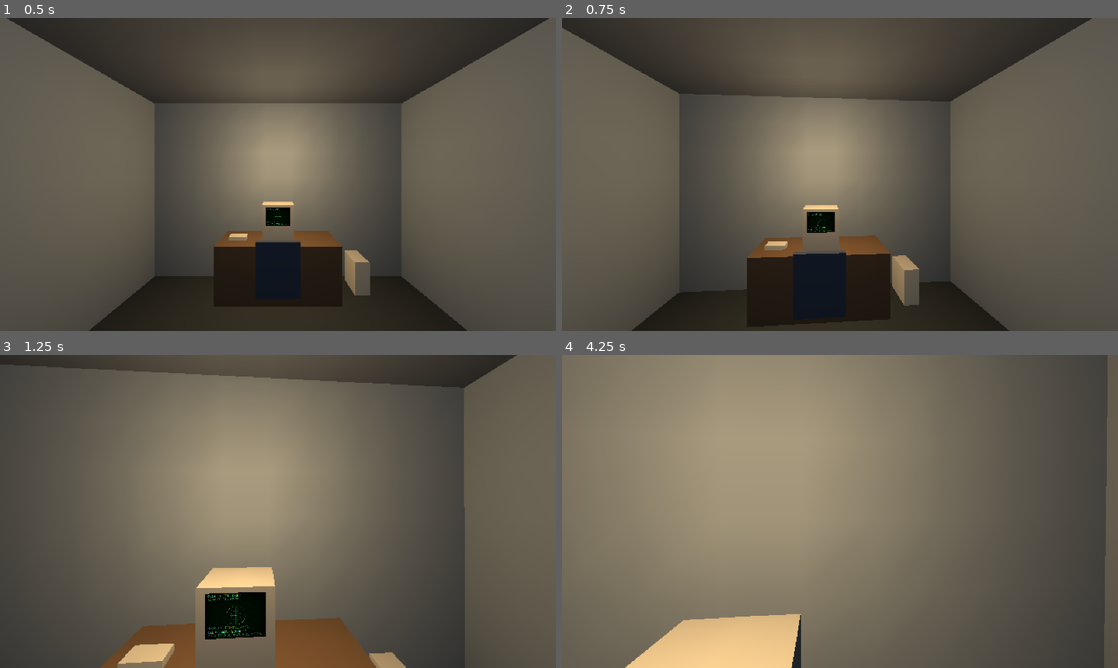
Above: before the commit, frames 1-4 (two rows, left to right).
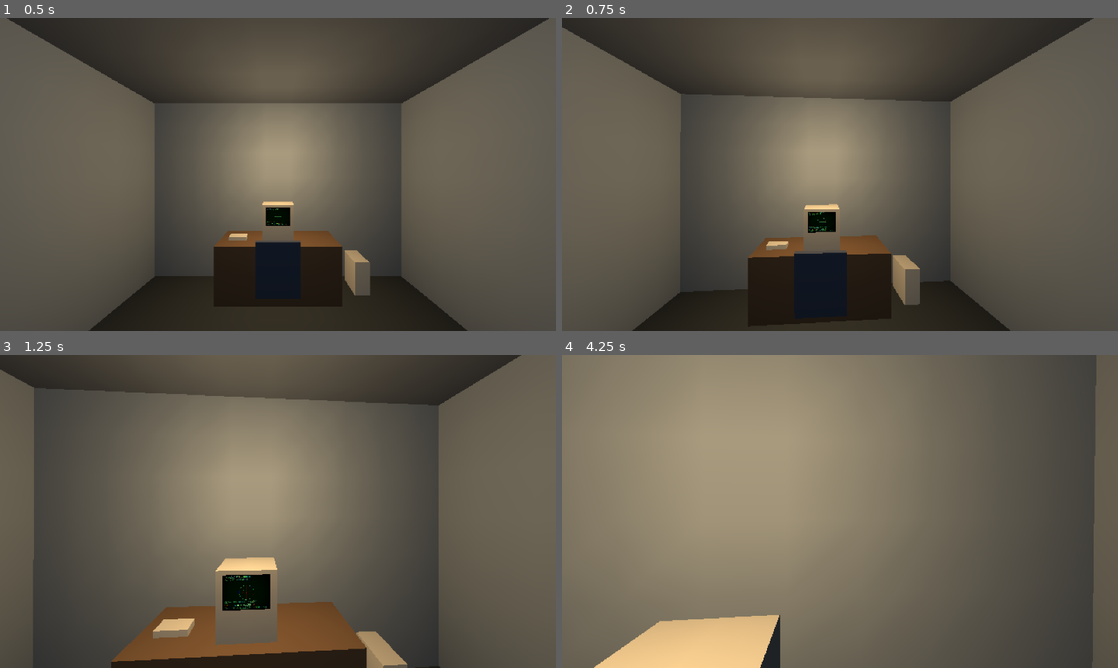
Above: after the commit, the same moments.

Repository: fcport/astrochills-gd-3d
Game: Godot game, scene res://main.tscn
The game is run twice, just before and just after one commit, with the same random seed, the same clock (stepped at 60 frames per second) and the same inputs.
Inputs (mouse positions are in pixels of both pictures, inside the frame that each line leads up to):
- Up to frame 1 (0.5 s): no input
- Up to frame 2 (0.75 s): tap Enter (imaging_start) at 0.5 s; move the mouse to (867, 174) at 0.52 s; hold W (move_forward) from 0.53 s (still down); hold Left (imaging_dec) from 0.53 s (still down); click (867, 174) at 0.67 s
- Up to frame 3 (1.25 s): keep holding W (move_forward); keep holding Left (imaging_dec); tap Right (imaging_inc) at 0.8 s
- Up to frame 4 (4.25 s): keep holding W (move_forward); move the mouse to (812, 511) at 1.27 s; release Left (imaging_dec) at 1.28 s; tap Right (imaging_inc) at 1.35 s; tap Down (imaging_next) at 1.55 s; move the mouse to (851, 505) at 2.02 s; hold Down (imaging_next) 2.03-2.78 s; tap Up (imaging_prev) at 2.3, 2.85 s; move the mouse to (834, 517) at 2.77 s; click (834, 517) at 2.92 s; tap Shift (sprint, bound only after the commit) at 3.05 s; tap Enter (imaging_start) at 3.5 s; move the mouse to (878, 514) at 3.52 s; hold Shift (sprint, bound only after the commit) from 3.53 s (still down); tap Left (imaging_dec) at 3.8 s

Frame 1 is identical in both runs. In frame 2, 0.5% of the frame differs, in the area x 0-96%, y 0-100%; in frame 3, 17%, in the area x 0-94%, y 0-100%; in frame 4, 3.7%.

Commit message:
Il passo, il respiro sullo schermo, e le lire visibili
Federico ha giocato, ed e' la prima volta che il gioco viene guardato da
qualcuno invece che eseguito. Quattro cose sono venute fuori; queste sono le
tre che si chiudono cambiando dei numeri e uno schema.

IL PASSO. 2.6 m/s era stato scelto senza guardare: si trottava. Adesso 2.0,
trovato camminando con Shift+F8/F9 e leggendo l'overlay, che e' l'unico modo
in cui questi numeri si trovano. Con SHIFT si va a 4.0 — non uno scatto
sportivo e senza stamina: la scorciatoia di chi sa gia' dove sta andando. Il
gioco resta lento, e' il giocatore che a volte ha fretta. Anche lo scatto si
tara mentre si cammina, Shift+F10/F11.

IL RESPIRO SULLO SCHERMO. La descrizione dei target era «bella strettina», e
lo era davvero: fra il titolo in cima e la striscia indice in fondo restavano
84 pixel, sei righe a corpo 10 contro le sette che M42 chiede. La frase piu'
lunga del catalogo veniva tagliata a meta'. La striscia sale in testa — dove
fa anche da intestazione, sei sigle in fila dicono «stai scegliendo fra
questi» meglio di un titolo che ripete la voce di menu appena scelta — e la
sigla si fonde col nome esteso su una riga sola. Sette righe, e M42 ci sta
intera. Verificato guardandolo, non stimandolo.

LE LIRE. «Come controllo le mie lire?» non aveva risposta: le lire
attraversano le notti dal rilievo C1, e non esisteva un solo punto nel gioco
in cui leggerle. Si giocava alla cieca sull'unica risorsa che si accumula.
Adesso il riepilogo dell'alba mostra WALLET, in evidenza — la cifra si compone
in `_show_summary()` perche' `end_night()` non e' ancora stata chiamata e il
profilo porta ancora il saldo di ieri. L'overlay F12 la mostra pure, ma
dichiaratamente come ripiego da debug.

Resta aperto cio' che non si chiude con un numero: la posa non spiega perche'
cambiare i suoi valori, e non c'e' modo in gioco di cominciare la notte 2.

Diff:
--- a/debug/debug_overlay.gd
+++ b/debug/debug_overlay.gd
@@ -73,6 +73,15 @@
 		out.append("snapping  %.0f%s" % [
 			_render.snap_resolution,
 			"  (spento)" if _render.snap_resolution >= 8192.0 else ""])
+	out.append("passo     %.1f m/s   scatto %.1f m/s" % [
+		Player.walk_speed, Player.sprint_speed])
+	# Le lire non sono un dato di rendering, ma sono l'unica cosa che attraversa le
+	# notti e finora NON si poteva leggere da nessuna parte: si giocava senza sapere
+	# se il lavoro stesse arrivando da qualche parte. Finché non c'è un posto
+	# diegetico dove mostrarle, stanno qui — dichiaratamente un ripiego da debug.
+	out.append("cassa     %d lire   notti fatte %d   stanotte %d" % [
+		Game.profile.wallet_lire, Game.profile.nights_completed,
+		Game.run.night_earnings if Game.run != null else 0])
 	out.append("fps       %d   tuning %s" % [
 		Engine.get_frames_per_second(), Tuning.profile_hash])
 	out.append("")
@@ -80,6 +89,7 @@
 	out.append("F9  alterna sorgente onesta/bugiarda · F12 overlay")
 	out.append("Shift+F1/F2 risoluzione · Shift+F3 filtro")
 	out.append("Shift+F5/F6 jitter · Shift+F7 spegnilo")
+	out.append("Shift+F8/F9 passo · Shift+F10/F11 scatto")
 	return out
 
 
--- a/debug/render_tuning.gd
+++ b/debug/render_tuning.gd
@@ -13,6 +13,7 @@
 ##   Shift+F3              filtro di upscale nearest <-> linear
 ##   Shift+F5 / Shift+F6   jitter dei vertici (snap_resolution)
 ##   Shift+F7              jitter di fatto spento
+##   Shift+F8 / Shift+F9   passo del giocatore (metri al secondo)
 ##
 ## Il comando del jitter ha un bersaglio dalla storia 1.2: la stanza computer, i
 ## suoi arredi e la scocca del monitor usano tutti `material_override` su
@@ -71,6 +72,14 @@
 			_set_shrink(shrink() + 1)
 		KEY_F3:
 			_toggle_filter()
+		KEY_F8:
+			_step_walk(-0.2)
+		KEY_F9:
+			_step_walk(0.2)
+		KEY_F10:
+			_step_sprint(-0.2)
+		KEY_F11:
+			_step_sprint(0.2)
 		KEY_F5:
 			_set_snap(snap_resolution / SNAP_STEP)
 		KEY_F6:
@@ -121,3 +130,18 @@
 	for child in node.get_children():
 		out.append_array(_collect_materials(child))
 	return out
+
+
+## Il passo, cambiato mentre si cammina. E' il solo modo di trovarlo: un numero di
+## metri al secondo non dice niente finche' non lo si prova dentro la stanza vera.
+func _step_walk(delta_speed: float) -> void:
+	Player.walk_speed = clampf(Player.walk_speed + delta_speed, 0.4, 6.0)
+	Log.debug("render", "passo %.1f m/s" % Player.walk_speed)
+
+
+## Lo scatto si tara separatamente dal passo, e non come un multiplo: sono due
+## sensazioni diverse — quanto il posto è lento e quanto il giocatore ha fretta —
+## e legarle costringerebbe a scegliere quale delle due sacrificare.
+func _step_sprint(delta_speed: float) -> void:
+	Player.sprint_speed = clampf(Player.sprint_speed + delta_speed, 0.4, 12.0)
+	Log.debug("render", "scatto %.1f m/s" % Player.sprint_speed)
--- a/night/night_session.gd
+++ b/night/night_session.gd
@@ -836,5 +836,13 @@
 
 func _show_summary() -> void:
 	_summary = SUMMARY.new()
-	_summary.set_readout(Game.run, _clock.clock_text())
+	# IL TOTALE IN CASSA SI COMPONE QUI, e la somma non è una svista. `_reach_dawn`
+	# mostra il riepilogo PRIMA di chiamare `Game.end_night()` — deve, perché quella
+	# azzera `Game.run` e il riepilogo la sta ancora leggendo. Quindi in questo
+	# istante `profile.wallet_lire` è ancora il saldo di IERI, e la cifra vera per il
+	# giocatore è quella che avrà fra un battito: ieri più stanotte.
+	var wallet := Game.profile.wallet_lire
+	if Game.run != null:
+		wallet += Game.run.night_earnings
+	_summary.set_readout(Game.run, _clock.clock_text(), wallet)
 	_crt.show_control(_summary)
--- a/night/night_summary.gd
+++ b/night/night_summary.gd
@@ -34,6 +34,12 @@
 var _scores: Array[Vector2i] = []
 var _score_keys: PackedStringArray = PackedStringArray()
 
+## Quanto c'è in cassa DOPO che stanotte sarà stata versata. Lo compone il
+## chiamante e non questo Control: all'alba `Game.end_night()` non è ancora stata
+## chiamata, quindi `Game.profile.wallet_lire` è ancora il saldo di ieri. Vedi
+## `night_session._show_summary()`.
+var _wallet := 0
+
 
 func _ready() -> void:
 	custom_minimum_size = DESIGN_SIZE
@@ -44,8 +50,9 @@
 
 ## Unico ingresso. Si legge la `NightRun` una volta sola, all'alba: da qui in poi
 ## questo Control non guarda più niente, e non deve — la notte è finita.
-func set_readout(run: NightRun, clock_text: String) -> void:
+func set_readout(run: NightRun, clock_text: String, wallet_lire: int) -> void:
 	_clock_text = clock_text
+	_wallet = wallet_lire
 	if run == null:
 		return
 	_night_index = run.night_index
@@ -68,19 +75,25 @@
 	# accreditate e nessuno le leggeva mai — `end_night()` non era chiamata, il segnale
 	# `photo_sold` non aveva ascoltatori, e il riepilogo parlava solo di punteggi. Si
 	# poteva lavorare una notte intera senza vedere una cifra.
-	_text(Vector2(8, 54), "%d photos — %d lire" % [_photos, _earnings], FG, 12)
+	var plural := "" if _photos == 1 else "s"
+	_text(Vector2(8, 54), "%d photo%s - %d lire tonight" % [_photos, plural, _earnings], DIM, 12)
 
-	# La spaziatura è stata scelta guardando lo schermo, non calcolata: con le
-	# righe attaccate in alto restava un buco al centro che faceva sembrare il
-	# riepilogo incompiuto invece che essenziale.
-	var y := 84
+	# IL TOTALE IN CASSA, ed è la riga per cui questo riepilogo esiste. Il guadagno
+	# della notte da solo non dice niente: dice quanto ha reso una serata, non se il
+	# lavoro sta arrivando da qualche parte. Le lire attraversano le notti (C1), e
+	# fino a qui NON c'era un solo posto nel gioco in cui leggerle — si giocava alla
+	# cieca sull'unica risorsa che si accumula. In FG, più grande delle altre: fra
+	# le righe di questa schermata è quella che si guarda.
+	_text(Vector2(8, 74), "WALLET  %d lire" % _wallet, FG, 14)
+
+	var y := 104
 	if _score_keys.is_empty():
 		_text(Vector2(8, y), "NOTHING RECORDED", DIM, 12)
 	else:
-		_text(Vector2(8, 64), "PHASE SCORES", DIM, 12)
+		_text(Vector2(8, 96), "PHASE SCORES", DIM, 12)
 		for i in _score_keys.size():
-			_text(Vector2(8, y), "%-14s %3d" % [_score_keys[i], _scores[i].x], FG, 12)
-			y += 16
+			_text(Vector2(8, y), "%-14s %3d" % [_score_keys[i], _scores[i].x], DIM, 12)
+			y += 15
 
 	_text(Vector2(8, 172), "the sky is getting light", DIM, 12)
 
--- a/phases/targeting/targeting_screen.gd
+++ b/phases/targeting/targeting_screen.gd
@@ -28,16 +28,31 @@
 ## Il margine sinistro del testo, come nella vista polare.
 const MARGIN := 8
 
-## Il testo della descrizione comincia qui, e la striscia indice comincia li'.
-## Sono le due sponde fra cui la descrizione deve stare: il numero massimo di
-## righe si RICAVA da queste, invece di essere battuto a mano — cosi' spostare la
-## striscia sposta anche il limite, e non c'e' modo che le due misure divergano.
-## 86 e non 92: guardando la schermata di M42 in gioco, la sua descrizione — la
-## piu' lunga delle sei, 260 caratteri — arrivava a TOCCARE la striscia indice,
-## mentre fra "visible now" e l'inizio del testo restavano diciotto pixel vuoti.
-## Sei pixel spostati da sopra a sotto danno il respiro senza tagliare una parola.
-const DESC_TOP := 86.0
-const STRIP_TOP := 170.0
+## LA MAPPA DEL CAROSELLO STA IN TESTA, e non è una preferenza estetica: è l'unico
+## posto da cui non ruba spazio alla descrizione.
+##
+## Prima stava in fondo (y=170) con un titolo "TARGETING / TONIGHT" in cima, e fra
+## i due restavano 84 pixel per la descrizione — sei righe a corpo 10, contro le
+## sette che M42 richiede (260 caratteri). Il risultato era una frase tagliata a
+## metà su un catalogo di sei voci, cioè su tutto il contenuto che questa fase ha.
+## Guardandola in gioco, Federico l'ha chiamata «bella strettina», ed era esatto.
+##
+## Il titolo è sparito perché la striscia lo dice meglio: sei sigle in fila SONO
+## «stai scegliendo fra questi», e chi è arrivato qui ha appena scelto TARGETING
+## dal monitor. Fra le due, la riga che si può togliere è quella che ripete.
+const STRIP_TOP := 14.0
+
+## Le due sponde fra cui vive la descrizione. Il numero massimo di righe si RICAVA
+## da queste invece di essere battuto a mano, così spostare una sponda sposta anche
+## il limite e non c'è modo che le due misure divergano.
+const DESC_TOP := 80.0
+
+## Il piede della descrizione: dove comincia la riga dei comandi, meno il suo
+## ingombro. Non è `FOOTER_TOP` esatto perché `draw_string` posiziona la BASE del
+## testo: la riga dei comandi occupa i pixel SOPRA la propria y.
+const DESC_BOTTOM := 176.0
+
+const FOOTER_TOP := 187.0
 const DESC_SIZE := 10
 
 var _font: SystemFont
@@ -62,31 +77,30 @@
 
 func _draw() -> void:
 	draw_rect(Rect2(Vector2.ZERO, DESIGN_SIZE), BG)
-	_text(Vector2(MARGIN, 15), "TARGETING / TONIGHT", FG, 12)
 
 	if _catalog.is_empty() or _cursor < 0 or _cursor >= _catalog.size():
 		_text(Vector2(MARGIN, 40), "NO CATALOG", DIM, 12)
 		return
 
-	var t := _catalog[_cursor]
-	_draw_detail(t)
+	# La striscia per PRIMA: è l'intestazione oltre che la mappa.
 	_draw_index_strip()
-	_text(Vector2(MARGIN, 184), "UP/DOWN SELECT  ENTER CONFIRM", DIM, 12)
+	_draw_detail(_catalog[_cursor])
+	_text(Vector2(MARGIN, FOOTER_TOP), "UP/DOWN SELECT   ENTER CONFIRM", FAINT, 10)
 
 
 func _draw_detail(t: Dictionary) -> void:
+	# SIGLA E NOME SULLA STESSA RIGA. Erano due righe (y=33 e y=46), e le due cose
+	# insieme non superano i 26 caratteri nemmeno con "M31 Galassia di Andromeda":
+	# la seconda riga era spazio regalato alla spaziatura invece che al testo.
 	var short: String = t.get(&"short", "")
+	_text(Vector2(MARGIN, 34), "%s  %s" % [short, String(t.get(&"full", ""))], FG, 12)
+
+	# Il tipo scende qui accanto ai numeri: è un dato tecnico fra dati tecnici, e in
+	# cima faceva concorrenza alla sigla senza aggiungerle niente.
 	var type: StringName = t.get(&"type", &"")
-	# Riga sigla + tipo: sono da macchina, restano in inglese.
-	_text(Vector2(MARGIN, 33), "%s  %s" % [short, type], FG, 12)
-
-	# Nome esteso, in italiano: è narrativa. Dim per distinguerlo dai dati tecnici.
-	_text(Vector2(MARGIN, 46), String(t.get(&"full", "")), DIM, 12)
-
-	# DIFF e MIN sono etichette da macchina, in inglese.
 	var diff: int = t.get(&"diff", 0)
 	var min_exp: int = t.get(&"min_exp", 0)
-	_text(Vector2(MARGIN, 61), "DIFF %d   MIN %dm" % [diff, min_exp], FG, 12)
+	_text(Vector2(MARGIN, 48), "%s   DIFF %d   MIN %dm" % [type, diff, min_exp], DIM, 12)
 
 	# Disponibilità: diegetica, inglese, informativa e non gate. Un target fuori
 	# finestra mostra la finestra in cui lo sarà, e resta consultabile e
@@ -94,28 +108,28 @@
 	var available: bool = t.get(&"available", false)
 	var window: String = t.get(&"window", "")
 	if available:
-		_text(Vector2(MARGIN, 74), "visible now", FG, 12)
+		_text(Vector2(MARGIN, 62), "visible now", FG, 12)
 	else:
-		_text(Vector2(MARGIN, 74), "not visible now - %s" % window, DIM, 12)
+		_text(Vector2(MARGIN, 62), "not visible now - %s" % window, DIM, 12)
 
 	# Descrizione narrativa, in italiano, wrappata alla larghezza del vetro.
 	#
-	# `max_lines` NON e' -1. Senza tetto il testo scorre oltre la striscia indice
-	# e oltre il piede, e non con un catalogo ipotetico: M42 ha 260 caratteri, che
-	# a corpo 10 su 240px sono sette righe contro le sei che ci stanno. Il
-	# risultato non e' un troncamento pulito ma la descrizione sovrapposta alla
-	# mappa del carosello, cioe' proprio l'indicazione che serve per orientarsi.
-	# Meglio una frase tagliata di una mappa illeggibile.
+	# `max_lines` NON è -1. Senza tetto il testo scorre oltre il piede, e non con un
+	# catalogo ipotetico: M42 ha 260 caratteri. Con la striscia spostata in testa le
+	# righe disponibili sono sette invece di sei, che è quanto M42 chiede — ma il
+	# tetto resta, perché la prossima descrizione scritta da qualcuno non ha nessun
+	# obbligo di stare in 260 caratteri, e deve troncare invece di sfondare il piede.
 	var desc: String = t.get(&"desc", "")
 	var line_h := _font.get_height(DESC_SIZE)
-	var max_lines := maxi(1, int((STRIP_TOP - DESC_TOP) / line_h))
+	var max_lines := maxi(1, int((DESC_BOTTOM - DESC_TOP) / line_h))
 	draw_multiline_string(
 		_font, Vector2(MARGIN, DESC_TOP), desc,
 		HORIZONTAL_ALIGNMENT_LEFT, DESIGN_SIZE.x - MARGIN * 2, DESC_SIZE, max_lines, DIM)
 
 
-## La striscia indice: le sei sigle in fondo, con l'evidenza sulla corrente e il
-## dimming su quelle non disponibili. È la mappa del carosello.
+## La striscia indice: le sei sigle IN TESTA, con l'evidenza sulla corrente e il
+## dimming su quelle non disponibili. È la mappa del carosello e insieme
+## l'intestazione della schermata — vedi il perché su `STRIP_TOP`.
 func _draw_index_strip() -> void:
 	var x := float(MARGIN)
 	var y := STRIP_TOP
--- a/project.godot
+++ b/project.godot
@@ -144,6 +144,11 @@
 "events": [Object(InputEventKey,"resource_local_to_scene":false,"resource_name":"","device":16,"window_id":0,"alt_press …(190 unchanged characters)…
 ]
 }
+sprint={
+"deadzone": 0.2,
+"events": [Object(InputEventKey,"resource_local_to_scene":false,"resource_name":"","device":16,"window_id":0,"alt_pressed":false,"shift_pressed":false,"ctrl_pressed":false,"meta_pressed":false,"pressed":false,"keycode":0,"physical_keycode":4194325,"key_label":0,"unicode":0,"location":0,"echo":false,"script":null)
+]
+}
 interact={
 "deadzone": 0.2,
 "events": [Object(InputEventKey,"resource_local_to_scene":false,"resource_name":"","device":16,"window_id":0,"alt_press …(190 unchanged characters)…
--- a/world/player/player.gd
+++ b/world/player/player.gd
@@ -41,9 +41,22 @@
 ## meno 9 cm — vedi le misure della stanza in `computer_room.tscn`.
 const EYE_HEIGHT := 1.65
 
-## Metri al secondo. Si cammina, non si corre: niente sprint, niente scatto.
-## L'osservatorio è un posto dove si sta, e il passo lo dice.
-const WALK_SPEED := 2.6
+## Metri al secondo camminando. L'osservatorio è un posto dove si sta, e il passo
+## lo dice — ma la stanza va anche attraversata, e farlo non deve annoiare.
+##
+## 2.0 e non 2.6: a 2.6 si trotta. Il numero non è stato ragionato, è stato
+## trovato camminando con `Shift+F8`/`Shift+F9` e leggendo l'overlay `F12` finché
+## il passo non sembrava un passo. È l'unico modo in cui questi numeri si trovano:
+## il 2.6 di prima era stato scelto senza guardare, e si vedeva.
+static var walk_speed := 2.0
+
+## Metri al secondo tenendo SHIFT. NON è uno scatto sportivo e non c'è stamina:
+## è la scorciatoia di chi sa già dove sta andando e non vuole rifare il giro
+## della stanza al rallentatore. Il gioco resta lento; è il giocatore che a volte
+## ha fretta, ed è una cortesia lasciarglielo dire.
+##
+## Tarabile come il passo, con `Shift+F10`/`Shift+F11`.
+static var sprint_speed := 4.0
 
 ## Quanto in fretta la velocità raggiunge quella voluta. Un valore alto rende il
 ## controllo immediato senza far sembrare il giocatore su una pista di ghiaccio.
@@ -77,6 +90,7 @@
 ## il controllo torna: vedi `set_enabled()`.
 const OWN_ACTIONS: Array[StringName] = [
 	&"move_forward", &"move_back", &"move_left", &"move_right", &"interact",
+	&"sprint",
 ]
 
 ## Chi ha bisogno del giocatore lo trova per GRUPPO, mai per percorso di nodo né
@@ -248,7 +262,11 @@
 			&"move_left", &"move_right", &"move_forward", &"move_back")
 		wish = (transform.basis * Vector3(input.x, 0.0, input.y)).normalized()
 
-	var target := wish * WALK_SPEED
+	# SHIFT ACCELERA, e si legge qui e non in `_unhandled_input`: è uno stato
+	# continuo («sto tenendo premuto»), non un evento. Letto per azione dichiarata
+	# come tutto il resto del movimento, mai per keycode grezzo.
+	var speed := sprint_speed if Input.is_action_pressed(&"sprint") else walk_speed
+	var target := wish * speed
 	velocity.x = move_toward(velocity.x, target.x, ACCELERATION * delta)
 	velocity.z = move_toward(velocity.z, target.z, ACCELERATION * delta)
 
